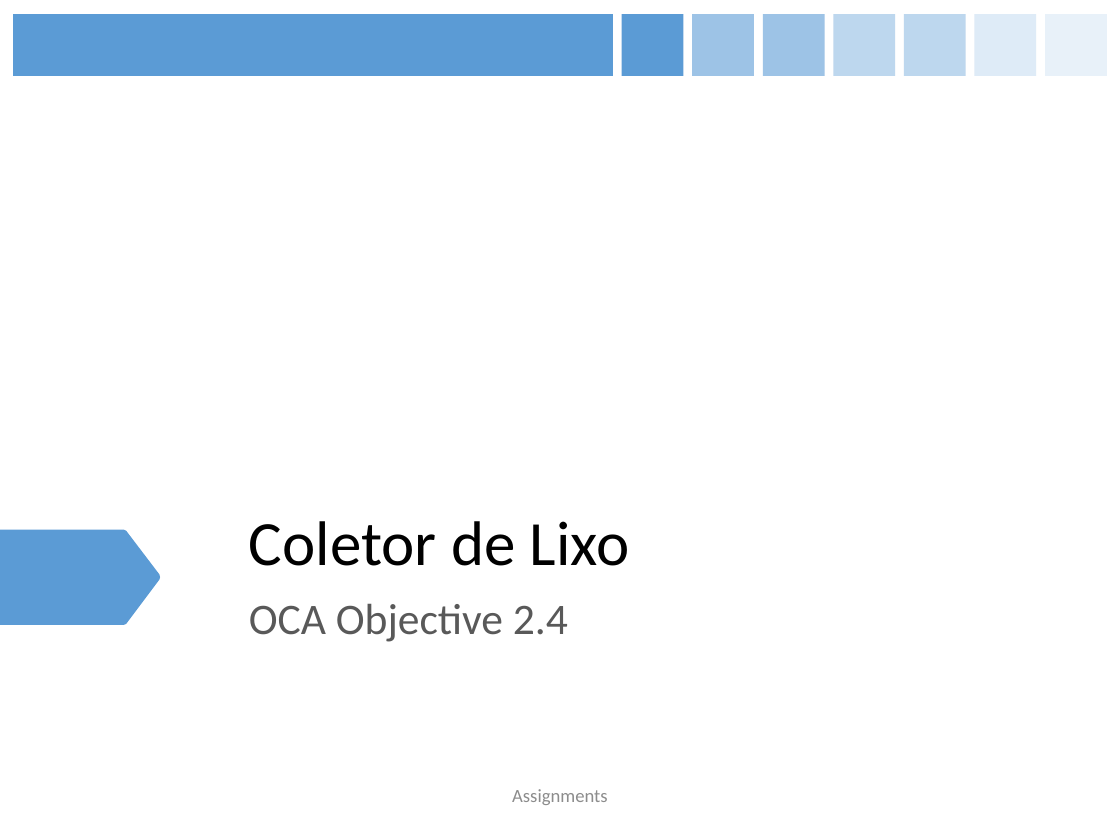
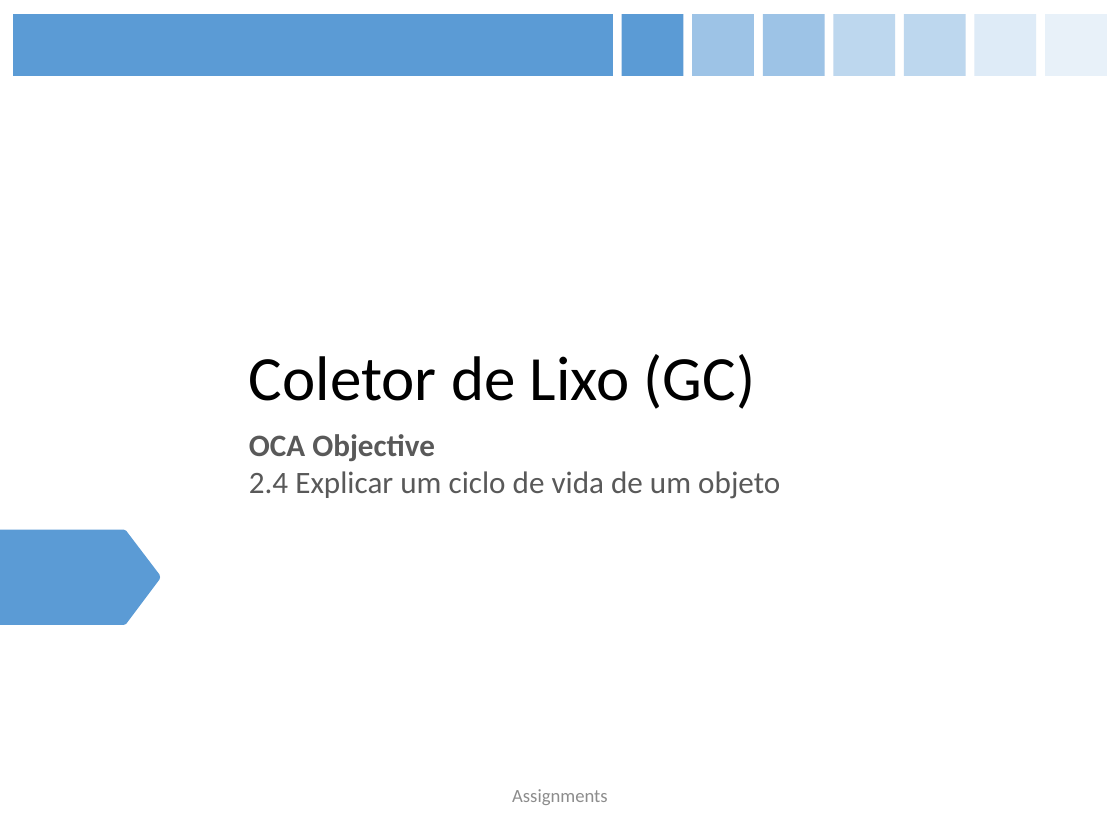
Before and after one commit to figueiredojrr/treinamentoJavaSeOcaAgosto, a slide deck: slide 42 of TreinamentoJavaSeOca/documentos/apresentação/OCA.pptx (slide 43 before the commit). Drawn at 1120x840 pixels with LibreOffice and Linux fonts; fonts in the diff are those of the drawing. Boxes give left, top, right and bottom in pixels: in the first picture for what was removed or moved away, otherwise in the second. Text is boxed around its words. In the diff, an @@ line names an element or a change of style, - is before the commit and + after.

```diff
--- a/TreinamentoJavaSeOca/documentos/apresentação/OCA.pptx
+++ b/TreinamentoJavaSeOca/documentos/apresentação/OCA.pptx
@@ title at bbox=[249, 354, 756, 409]: text changed @@
-Coletor de Lixo
+Coletor de Lixo (GC)
@@ subtitle at bbox=[249, 434, 780, 499]: text changed; size 28 to 20 pt @@
-OCA Objective 2.4
+OCA Objective
+2.4 Explicar um ciclo de vida de um objeto
```
Also in this commit, not shown: 22 other slides changed, 1 slide added, 1 slide removed.
